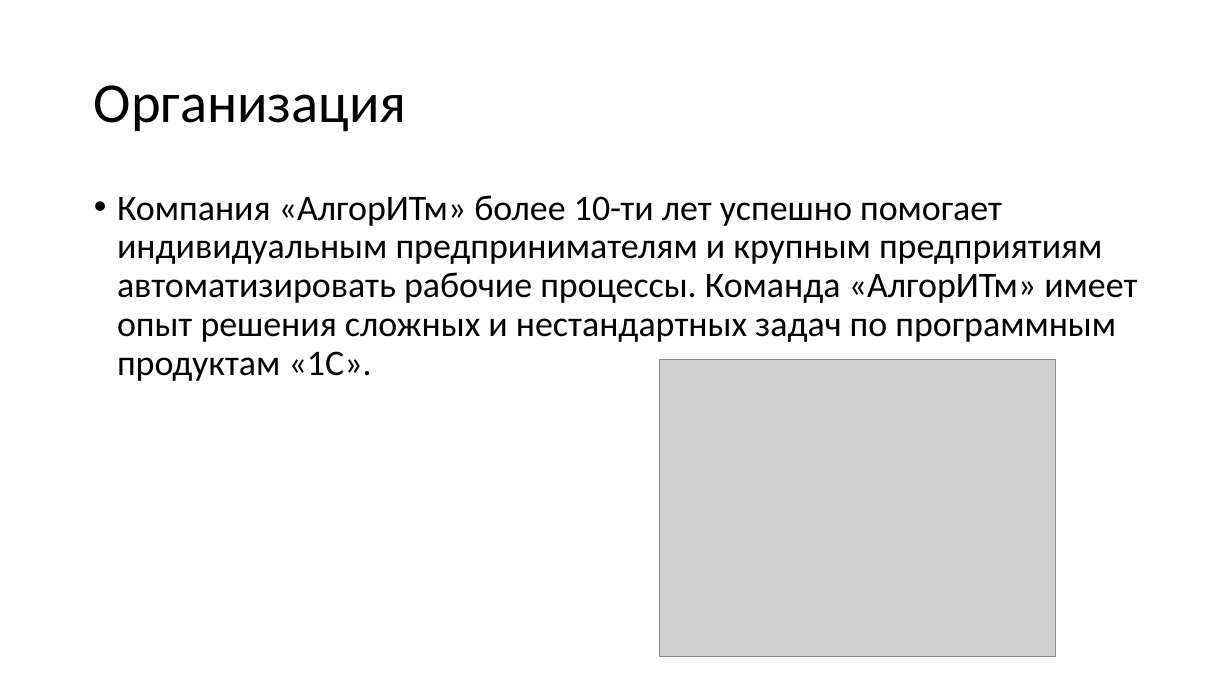
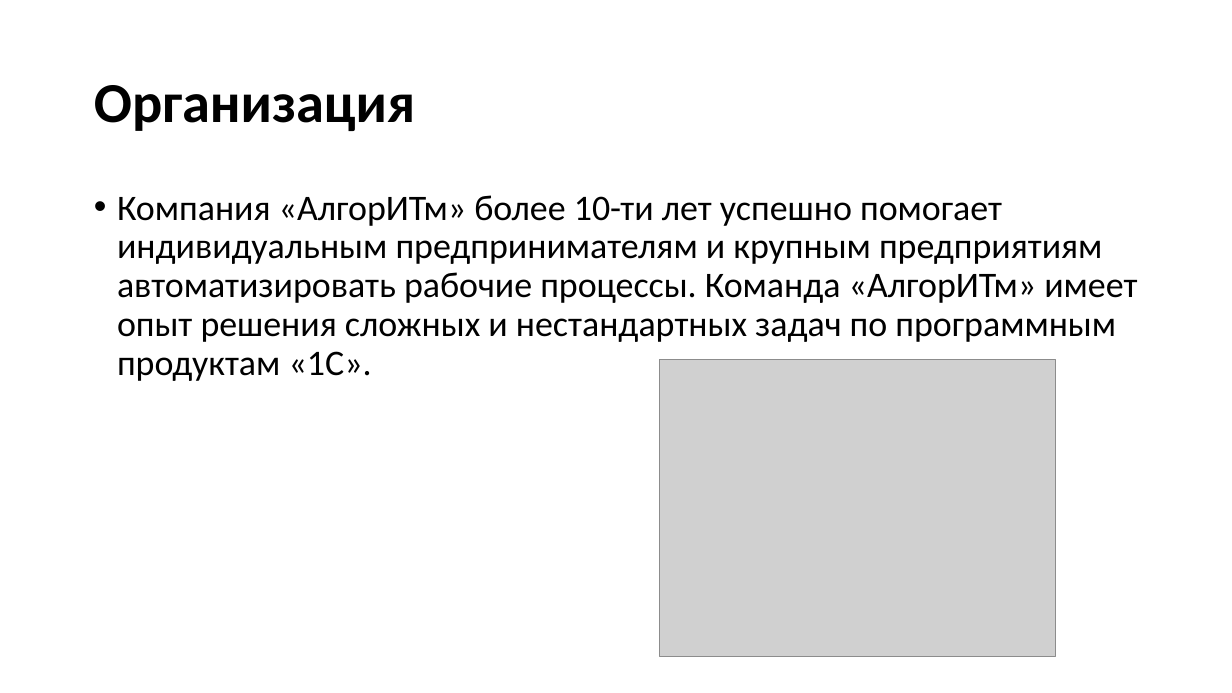
Before and after one commit to mi1nor/present, a slide deck: slide 2 of алгоритм.pptx. Drawn at 1232x693 pixels with LibreOffice and Linux fonts; fonts in the diff are those of the drawing; grey boxes stand for pictures. Boxes give left, top, right and bottom in pixels: in the first picture for what was removed or moved away, otherwise in the second. Text is boxed around its words. In the diff, an @@ line names an element or a change of style, - is before the commit and + after.

```diff
--- a/алгоритм.pptx
+++ b/алгоритм.pptx
@@ title "Организация" at <box>94,85,415,131</box>: bold on @@
```
Also in this commit, not shown: 7 other slides changed.
